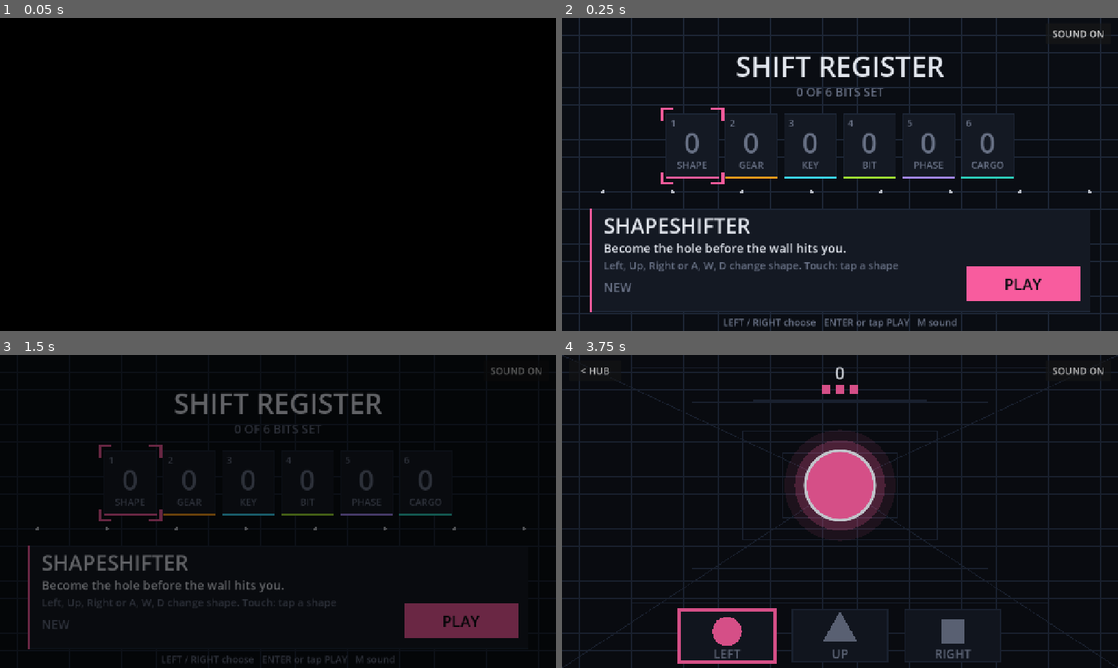
Above: before the commit, frames 1-4 (two rows, left to right).
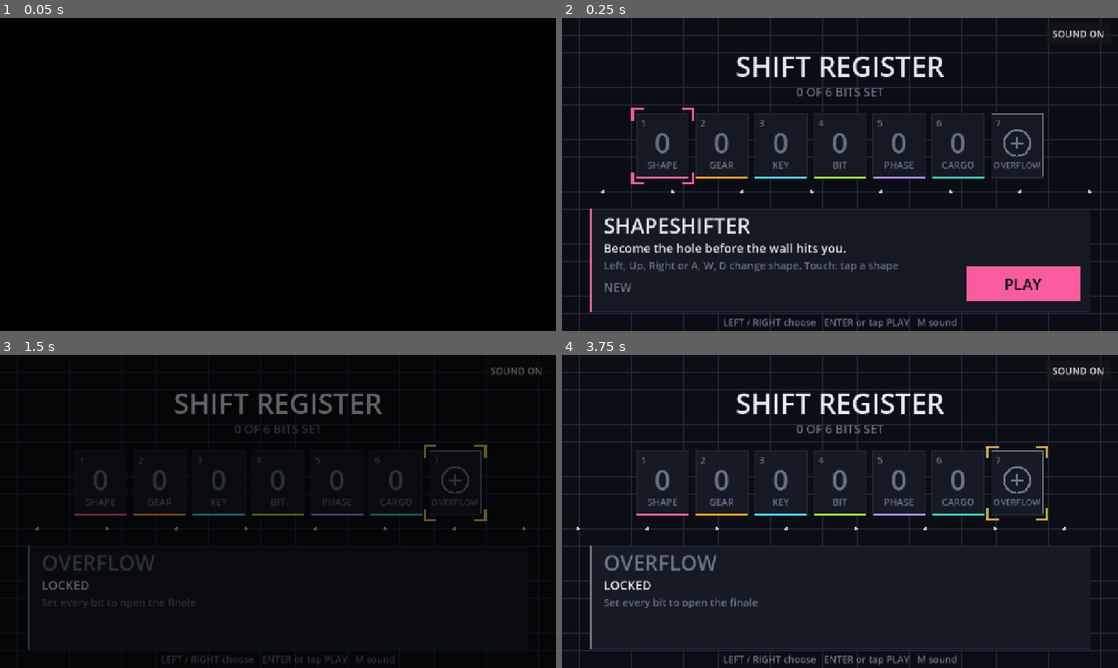
Above: after the commit, the same moments.

Repository: iladin/game-off-2026
Game: Godot game, scene res://main.tscn
Same seed, same stepped clock (60 frames per second), same inputs: the game is played once before the commit and once after it.
Inputs (mouse positions are in pixels of both pictures, inside the frame that each line leads up to):
- Up to frame 1 (0.05 s): no input
- Up to frame 2 (0.25 s): no input
- Up to frame 3 (1.5 s): tap Enter (ui_accept) at 0.5, 0.77 s; move the mouse to (400, 495) at 0.52 s; hold Right (ui_right) 0.53-1.25 s; tap Space at 0.6 s; click (400, 495) at 0.67 s; click "< HUB" at 1.25 s
- Up to frame 4 (3.75 s): click "SOUND ON" at 2 s; click "SOUND OFF" at 2.75 s; tap Enter (ui_accept) at 3.5 s; drag from (728, 527) to (812, 574) at 3.52 s

Frame 1 is identical in both runs. In frame 2, 3.0% of the frame differs, in the area x 12-87%, y 28-54%; in frame 3, 6.2%; in frame 4, 13%, in the area x 0-100%, y 0-100%.

Commit message:
Hub: OVERFLOW finale cell and Arcade gauntlet (T-0003)
The hub register gets its finale (VISION 2 and 7, later #2).
- hub/hub.gd: an OVERFLOW cell after the last bit, drawn as a ring with
  a plus. Locked: DIM outline, no glow, TRACE bar, LOCKED in the info
  panel, launch plays back. Unlocked (hub_rules.overflow_unlocked):
  GOOD outline with pulsing glow, PLAY button and BEST line; keyboard
  (Left/Right wrap, Enter/Space) and tap both launch. 9 cells fit
  x 16-1264 at y 220, corners clear. Inert --qa-overflow flag fakes all
  bits set for shots.
- shared/gauntlet_rules.gd (new, pure): 8 s per game, 3 lives,
  difficulty 1, plain score sum (PASS_BONUS 0), next index, done.
- shared/arcade.gd (additive): Arcade.start_gauntlet() and --gauntlet;
  runs hub games in slot order at difficulty 1; surviving 8 s passes,
  finish(_, false) before 8 s costs a life; records under slug
  overflow; one shared result card (RETRY re-runs). HUD label
  GAME i OF n + timer at y 112 with 3 GOOD life squares. New log lines
  ARCADE gauntlet start|game|pass|life|done; existing APIs and ARCADE
  lines unchanged. The shared result card box is now anchored and
  centred (it was off-centre).
- hub/selftest.gd: gauntlet bookkeeping and 9-cell layout asserts.

Accept (QA verify, after one fix round for a label/score overlap):
- GOOD OVERFLOW cell when unlocked: PASS (shots overflow/unlocked.png,
  real-unlocked.png)
- dim locked cell: PASS (overflow/locked.png)
- gauntlet in slot order, 8 s, 3 lives, sum, slug overflow, one card:
  PASS (bot log start n=5 ... done won=true; no-bot run loses lives
  3..0; gauntlet/result.png)
- additive only: PASS (diff read)
- selftest covers bookkeeping: PASS (SELFTEST OK)
- layout/HUD clear of game HUDs and corners: PASS (gauntlet/hud1.png,
  hud2.png); normal result card unchanged: PASS (qa/normal_card.png)
- check.sh hub and every game PASS (Producer re-run, 6 games).

Co-Authored-By: Claude Opus 5.5 <noreply@anthropic.com>
Claude-Session: https://claude.ai/code/session_016YmgZm5aAYJScjEBz7XSYV

Diff:
--- a/hub/hub.gd
+++ b/hub/hub.gd
@@ -4,6 +4,9 @@
 ## cell and an info panel with a drawn PLAY button. Logic lives in hub_rules.gd.
 ## Debug: `-- --hubdemo=8` shows placeholder entries (no Save, launching only plays select).
 ## Bit-set ceremony: a game cleared but not in Save setting "seen_cleared" flips 0 to 1 once.
+## OVERFLOW finale: one extra cell after the last bit (dim and locked until Rules.overflow_unlocked, then gold;
+## launching it runs Arcade.start_gauntlet()). Debug: `-- --qa-overflow` fakes every bit set (inert: no Save writes);
+## `-- --hubdemo=8` shows the locked cell, `-- --hubdemo=8 --qa-overflow` the unlocked one.
 ## Debug: `-- --hubempty` shows the zero-games empty state.
 ## Debug: `-- --hubdemo=8 --hubceremony=2` plays the ceremony on demo cell 3 (index 2) at 0.5 s.
 
@@ -36,6 +39,7 @@
 var _entries: Array[Dictionary] = []
 var _rects: Array[Rect2] = []
 var _demo: bool = false
+var _overflow_on: bool = false
 var _head: Rect2 = Rect2()
 var _head_from: Rect2 = Rect2()
 var _head_to: Rect2 = Rect2()
@@ -62,14 +66,33 @@
 			e["cleared"] = Save.cleared(e["slug"])
 			e["best"] = Save.best(e["slug"])
 			_entries.append(e)
-		selected = clampi(int(Save.setting("hub_selected", 0)), 0, maxi(0, _entries.size() - 1))
+		selected = clampi(int(Save.setting("hub_selected", 0)), 0, maxi(0, _cells() - 1))
 		_plan_ceremony()
-	_rects = Rules.cell_rects(_entries.size())
+	if "--qa-overflow" in OS.get_cmdline_user_args():
+		for e in _entries:
+			e["cleared"] = true
+	var slugs: Array = []
+	var cleared := {}
+	for e in _entries:
+		slugs.append(e["slug"])
+		cleared[e["slug"]] = e["cleared"]
+	_overflow_on = Rules.overflow_unlocked(slugs, cleared)
+	selected = clampi(selected, 0, maxi(0, _cells() - 1))
+	_rects = Rules.cell_rects(_cells())
 	if not _rects.is_empty():
 		_head = _rects[selected]
 		_head_from = _head
 		_head_to = _head
 	Synth.loop(MUSIC, 96.0, "triangle", 0.10)
+
+
+## Register cells: one per game plus the OVERFLOW cell (none when there are no games).
+func _cells() -> int:
+	return _entries.size() + 1 if not _entries.is_empty() else 0
+
+
+func _is_overflow(i: int) -> bool:
+	return i == _entries.size() and not _entries.is_empty()
 
 
 func _plan_ceremony() -> void:
@@ -139,7 +162,7 @@
 
 
 func _unhandled_input(event: InputEvent) -> void:
-	var n := _entries.size()
+	var n := _cells()
 	if n == 0:
 		return
 	if event.is_action_pressed("ui_right") or _key(event, KEY_D):
@@ -159,7 +182,7 @@
 				_open()
 			else:
 				_select(i)
-		elif _play_rect().has_point(event.position):
+		elif _can_play() and _play_rect().has_point(event.position):
 			_open()
 
 
@@ -167,9 +190,20 @@
 	return event is InputEventKey and event.pressed and not event.echo and event.physical_keycode == key
 
 
+func _can_play() -> bool:
+	return not _is_overflow(selected) or _overflow_on
+
+
 func _open() -> void:
+	if not _can_play():
+		Synth.sfx("back")
+		return
 	Synth.sfx("select")
 	if _demo:
+		return
+	if _is_overflow(selected):
+		Save.set_setting("hub_selected", selected)
+		Arcade.start_gauntlet()
 		return
 	Save.set_setting("hub_selected", selected)
 	Arcade.launch(_entries[selected]["slug"])
@@ -204,6 +238,7 @@
 		return
 	for i in n:
 		_cell(i)
+	_overflow_cell()
 	_bus()
 	_read_head()
 	_info()
@@ -243,6 +278,27 @@
 	draw_rect(Rect2(r.position + Vector2(0, r.size.y - 6), Vector2(r.size.x, 6)), accent)
 
 
+func _overflow_cell() -> void:
+	var r := _rects[_entries.size()]
+	var col := GOOD if _overflow_on else DIM
+	draw_rect(r, PANEL)
+	draw_rect(r, GOOD if _overflow_on else DIM, false, 2.0)
+	_text_left("%d" % (_entries.size() + 1), r.position + Vector2(10, 30), 22, DIM)
+	var c := r.position + Vector2(60, 68)
+	if _overflow_on:
+		var pulse := 0.5 + 0.5 * sin(t * TAU * 1.5)
+		draw_arc(c, 34.0 + 3.0 * pulse, 0.0, TAU, 40, Color(GOOD, 0.25), 8.0)
+	draw_arc(c, 30.0, 0.0, TAU, 40, col, 5.0)
+	draw_line(c + Vector2(-14, 0), c + Vector2(14, 0), col, 5.0)
+	draw_line(c + Vector2(0, -14), c + Vector2(0, 14), col, 5.0)
+	var word := "OVERFLOW"
+	var sz := 22
+	while sz > 12 and font.get_string_size(word, HORIZONTAL_ALIGNMENT_LEFT, -1, sz).x > r.size.x - 8.0:
+		sz -= 1
+	_text(word, r.position + Vector2(60, 118), sz, GOOD if _overflow_on else DIM)
+	draw_rect(Rect2(r.position + Vector2(0, r.size.y - 6), Vector2(r.size.x, 6)), GOOD if _overflow_on else TRACE)
+
+
 func _bus() -> void:
 	draw_line(Vector2(0, BUS_Y), Vector2(1280, BUS_Y), TRACE, 2.0)
 	for i in 9:
@@ -251,7 +307,7 @@
 
 
 func _read_head() -> void:
-	var accent: Color = _entries[selected]["accent"]
+	var accent: Color = GOOD if _is_overflow(selected) else _entries[selected]["accent"]
 	var pulse := 0.5 + 0.5 * sin(t * TAU * 3.0)
 	var r := _head.grow(8.0 + 2.0 * pulse)
 	var col := Color(accent, 0.7 + 0.3 * pulse)
@@ -272,7 +328,29 @@
 	draw_line(br, br + Vector2(0, -l), col, w)
 
 
+func _info_overflow() -> void:
+	draw_rect(PANEL_RECT, PANEL)
+	draw_rect(PANEL_RECT, TRACE, false, 2.0)
+	draw_rect(Rect2(PANEL_RECT.position, Vector2(6, PANEL_RECT.size.y)), GOOD if _overflow_on else DIM)
+	var x := PANEL_RECT.position.x + 32.0
+	_text_left("OVERFLOW", Vector2(x, 496), 48, GOOD if _overflow_on else DIM)
+	if not _overflow_on:
+		_text_left("LOCKED", Vector2(x, 540), 28, INK)
+		_text_left("Set every bit to open the finale", Vector2(x, 578), 24, DIM)
+		return
+	_text_left("Every game, one run, no breaks", Vector2(x, 540), 28, INK)
+	_text_left("8 seconds each   3 lives", Vector2(x, 578), 24, DIM)
+	var best := 0 if _demo else Save.best("overflow")
+	_text_left("BEST %d" % best if best > 0 else "NEW", Vector2(x, 630), 28, GOOD if best > 0 else DIM)
+	var pr := _play_rect()
+	draw_rect(pr, GOOD)
+	_text("PLAY", pr.get_center(), 36, BG)
+
+
 func _info() -> void:
+	if _is_overflow(selected):
+		_info_overflow()
+		return
 	var e := _entries[selected]
 	var accent: Color = e["accent"]
 	draw_rect(PANEL_RECT, PANEL)
--- a/hub/selftest.gd
+++ b/hub/selftest.gd
@@ -2,6 +2,7 @@
 ## Run: $GODOT --headless --path . --script res://hub/selftest.gd
 
 const Rules := preload("res://hub/hub_rules.gd")
+const G := preload("res://shared/gauntlet_rules.gd")
 
 
 func _init() -> void:
@@ -36,5 +37,25 @@
 	assert(Rules.cell_at(r, r[3].get_center()) == 3)
 	assert(Rules.cell_at(r, Vector2(5, 5)) == -1)
 	assert(Rules.demo_entries(8).size() == 8)
+	var r9 := Rules.cell_rects(9)
+	assert(r9[0].position.x >= 16.0 and r9[8].end.x <= 1264.0)
+	var g := G.new_state(3)
+	assert(g["lives"] == 3 and g["index"] == 0 and not G.is_done(g))
+	G.tick(g, 7.9, 50)
+	assert(g["index"] == 0 and absf(G.time_left(g) - 0.1) < 0.001)
+	G.tick(g, 0.2, 50) # 8 s survived: pass
+	assert(g["index"] == 1 and g["passed"] == 1 and G.total(g) == 50 + G.PASS_BONUS and G.PASS_BONUS == 0 and g["elapsed"] == 0.0)
+	G.on_finish(g, 30, false) # early loss: life gone, next game
+	assert(g["lives"] == 2 and g["index"] == 2 and G.total(g) == 80 and not G.is_done(g))
+	G.on_finish(g, 10, true) # early win counts as a pass; last game done
+	assert(G.is_done(g) and G.completed(g) and g["passed"] == 2 and G.total(g) == 90)
+	G.tick(g, 100.0, 999) # nothing changes once done
+	assert(G.total(g) == 90)
+	var h := G.new_state(8)
+	for i in 3:
+		G.on_finish(h, 0, false)
+	assert(G.is_done(h) and not G.completed(h) and h["index"] == 3 and h["lives"] == 0)
+	assert(G.is_done(G.new_state(0)))
+	assert(G.status(G.new_state(8)) == "GAME 1 OF 8   8.0")
 	print("SELFTEST OK")
 	quit()
--- a/shared/arcade.gd
+++ b/shared/arcade.gd
@@ -8,7 +8,12 @@
 ##   --autoplay             the game's bot plays; after each round it restarts
 ##   --tour                 attract mode: autoplay every hub game in turn, return to hub between
 ##   --hubdemo=<n>          debug: the hub shows n (0 to 8) placeholder games, every other one cleared; no Save, no registry, launching only plays `select`
+##   --gauntlet             boot straight into the OVERFLOW gauntlet (combine with --autoplay for a bot run)
 ##   --shotfile=<png>       save a screenshot after --shotframes=<n> frames (default 180), then quit
+##
+## OVERFLOW gauntlet (additive): `Arcade.start_gauntlet()` runs every hub game in slot order at difficulty 1,
+## 8 s each, 3 lives (shared/gauntlet_rules.gd), records the sum under slug "overflow" and shows one result card.
+## Log lines: "ARCADE gauntlet game <slug> <i>/<n>", "ARCADE gauntlet pass|life <slug> lives=<l> score=<s>", "ARCADE gauntlet done ...".
 ##
 ## Reserved keys (games must not use them): Esc = back to hub, P = pause, M = mute.
 ## Log lines start with "ARCADE " so check.sh can assert on them.
@@ -19,6 +24,9 @@
 const RESULT_INPUT_DELAY := 0.6
 const AUTOPLAY_RESTART_DELAY := 0.5
 const TOUR_SECONDS := 3.0
+const GauntletRules := preload("res://shared/gauntlet_rules.gd")
+const OVERFLOW_SLUG := "overflow"
+const GOOD := Color("ffd34d")
 
 ## Hub games in order: [{slug, title, tagline, controls, accent: Color, ...game.json}]
 var games: Array[Dictionary] = []
@@ -41,6 +49,10 @@
 var _result_shown_at: float = -1.0
 var _shot_frames: int = -1
 var _frames: int = 0
+var _gauntlet: Dictionary = {}
+var _gauntlet_game: MicroGame = null
+var _gauntlet_label: Label
+var _gauntlet_lives: Control
 var _font: Font = ThemeDB.fallback_font
 
 
@@ -70,7 +82,9 @@
 ## Called once by main.gd (deferred).
 func boot() -> void:
 	print("ARCADE boot games=%d args=%s" % [games.size(), _args])
-	if _args.has("game"):
+	if _args.has("gauntlet"):
+		start_gauntlet()
+	elif _args.has("game"):
 		launch(String(_args["game"]))
 	elif _args.has("tour"):
 		_tour()
@@ -119,6 +133,10 @@
 
 func to_hub() -> void:
 	current_slug = ""
+	_gauntlet = {}
+	_gauntlet_game = null
+	_gauntlet_label.visible = false
+	_gauntlet_lives.visible = false
 	await _fade_out()
 	var scene: PackedScene = load(HUB_SCENE)
 	_swap(scene.instantiate())
@@ -151,6 +169,108 @@
 	print("ARCADE launch %s autoplay=%s" % [slug, autoplay])
 	g.begin()
 	await _fade_in()
+
+
+# --- OVERFLOW gauntlet ---------------------------------------------------------------
+
+func start_gauntlet() -> void:
+	if games.is_empty():
+		print("ARCADE gauntlet: no games")
+		to_hub()
+		return
+	_gauntlet = GauntletRules.new_state(games.size())
+	_gauntlet_game = null
+	current_slug = OVERFLOW_SLUG
+	print("ARCADE gauntlet start n=%d" % games.size())
+	await _gauntlet_next()
+
+
+func _gauntlet_next() -> void:
+	if GauntletRules.is_done(_gauntlet):
+		_gauntlet_end()
+		return
+	var i: int = _gauntlet["index"]
+	var slug: String = games[i]["slug"]
+	await _fade_out()
+	if _gauntlet.is_empty():
+		return # left for the hub meanwhile
+	var node: Node = (load("res://games/%s/game.tscn" % slug) as PackedScene).instantiate()
+	var g: MicroGame = node as MicroGame
+	if g == null:
+		node.free()
+		_gauntlet = GauntletRules.on_finish(_gauntlet, 0, false)
+		await _gauntlet_next()
+		return
+	g.slug = slug
+	g.autoplay = autoplay
+	g.difficulty = GauntletRules.DIFFICULTY
+	g.finished.connect(_on_gauntlet_finished.bind(g))
+	_gauntlet_game = g
+	current_slug = OVERFLOW_SLUG
+	_swap(g)
+	_result.visible = false
+	_back_btn.visible = true
+	_gauntlet_label.visible = true
+	_gauntlet_lives.visible = true
+	_gauntlet_lives.queue_redraw()
+	print("ARCADE gauntlet game %s %d/%d" % [slug, i + 1, games.size()])
+	g.begin()
+	await _fade_in()
+
+
+func _on_gauntlet_finished(score: int, won: bool, g: MicroGame) -> void:
+	if g != _gauntlet_game or _gauntlet.is_empty():
+		return
+	_gauntlet_game = null
+	_gauntlet = GauntletRules.on_finish(_gauntlet, score, won)
+	print("ARCADE gauntlet %s %s lives=%d score=%d" % ["pass" if won else "life", g.slug, _gauntlet["lives"], GauntletRules.total(_gauntlet)])
+	Synth.sfx("coin" if won else "hit")
+	g.process_mode = Node.PROCESS_MODE_DISABLED
+	await _gauntlet_next()
+
+
+func _gauntlet_tick(delta: float) -> void:
+	if _gauntlet.is_empty() or _gauntlet_game == null or get_tree().paused:
+		return
+	var gs: Variant = _gauntlet_game.get("score")
+	var before: int = _gauntlet["index"]
+	_gauntlet = GauntletRules.tick(_gauntlet, delta, int(gs) if gs is int or gs is float else 0)
+	_gauntlet_label.text = GauntletRules.status(_gauntlet)
+	_gauntlet_lives.queue_redraw()
+	if int(_gauntlet["index"]) != before:
+		var g := _gauntlet_game
+		_gauntlet_game = null
+		print("ARCADE gauntlet pass %s lives=%d score=%d" % [g.slug, _gauntlet["lives"], GauntletRules.total(_gauntlet)])
+		Synth.sfx("coin")
+		g.process_mode = Node.PROCESS_MODE_DISABLED
+		_gauntlet_next()
+
+
+func _draw_gauntlet_lives() -> void:
+	if _gauntlet.is_empty():
+		return
+	for i in GauntletRules.LIVES:
+		var r := Rect2(Vector2(400 + i * 30, 122), Vector2(20, 20))
+		if i < int(_gauntlet["lives"]):
+			_gauntlet_lives.draw_rect(r, GOOD)
+		else:
+			_gauntlet_lives.draw_rect(r, Color(GOOD, 0.35), false, 2.0)
+
+
+func _gauntlet_end() -> void:
+	var score := GauntletRules.total(_gauntlet)
+	var won := GauntletRules.completed(_gauntlet)
+	var new_best := Save.record(OVERFLOW_SLUG, score, won)
+	print("ARCADE gauntlet done score=%d won=%s best=%d" % [score, won, Save.best(OVERFLOW_SLUG)])
+	_gauntlet = {}
+	_gauntlet_game = null
+	_gauntlet_label.visible = false
+	_gauntlet_lives.visible = false
+	Synth.stop_loop()
+	Synth.sfx("win" if won else "lose")
+	if autoplay:
+		return
+	_show_result(OVERFLOW_SLUG, score, won, new_best)
 
 
 func _swap(node: Node) -> void:
@@ -248,6 +368,9 @@
 
 func _retry() -> void:
 	Synth.sfx("select")
+	if current_slug == OVERFLOW_SLUG:
+		start_gauntlet()
+		return
 	launch(current_slug)
 
 
@@ -257,7 +380,8 @@
 
 # --- Screenshots -----------------------------------------------------------------
 
-func _process(_delta: float) -> void:
+func _process(delta: float) -> void:
+	_gauntlet_tick(delta)
 	if _shot_frames < 0:
 		return
 	_frames += 1
@@ -290,6 +414,16 @@
 		Synth.sfx("back")
 		to_hub())
 	_back_btn.visible = false
+	_gauntlet_label = _make_label("", 28, GOOD)
+	_gauntlet_label.position = Vector2(340, 112)
+	_gauntlet_label.size = Vector2(600, 44)
+	_gauntlet_label.visible = false
+	_hud.add_child(_gauntlet_label)
+	_gauntlet_lives = Control.new()
+	_gauntlet_lives.mouse_filter = Control.MOUSE_FILTER_IGNORE
+	_gauntlet_lives.visible = false
+	_gauntlet_lives.draw.connect(_draw_gauntlet_lives)
+	_hud.add_child(_gauntlet_lives)
 	_mute_btn = _make_button("SOUND ON", Vector2(150, 48))
 	_mute_btn.position = Vector2(1280 - 16 - 150, 12)
 	_hud.add_child(_mute_btn)
@@ -305,8 +439,13 @@
 	_result = _make_panel(Color(0, 0, 0, 0.72))
 	var box := VBoxContainer.new()
 	box.set_anchors_preset(Control.PRESET_CENTER)
-	box.position = Vector2(1280, 720) * 0.5 - Vector2(300, 170)
 	box.custom_minimum_size = Vector2(600, 340)
+	box.offset_left = -300.0
+	box.offset_right = 300.0
+	box.offset_top = -170.0
+	box.offset_bottom = 170.0
+	box.grow_horizontal = Control.GROW_DIRECTION_BOTH
+	box.grow_vertical = Control.GROW_DIRECTION_BOTH
 	box.alignment = BoxContainer.ALIGNMENT_CENTER
 	box.add_theme_constant_override("separation", 14)
 	_result.add_child(box)
@@ -342,6 +481,8 @@
 
 func _show_result(slug: String, score: int, won: bool, new_best: bool) -> void:
 	var info := info_for(slug)
+	if slug == OVERFLOW_SLUG:
+		info = {"title": "OVERFLOW", "accent": GOOD}
 	_result_title.text = ("CLEAR!" if won else "GAME OVER")
 	_result_title.add_theme_color_override("font_color", info["accent"])
 	_result_score.text = "%s:  %d" % [info["title"], score]
--- /dev/null
+++ b/shared/gauntlet_rules.gd
@@ -0,0 +1,76 @@
+extends RefCounted
+## Pure OVERFLOW gauntlet bookkeeping (no nodes, no autoloads). Asserted by hub/selftest.gd.
+## Arcade.start_gauntlet() drives it; the state is a plain Dictionary.
+##
+##   const G := preload("res://shared/gauntlet_rules.gd")
+##   var s := G.new_state(8)                  # 8 games, 3 lives, game 0
+##   s = G.tick(s, dt, current_score)         # 8 s survived: pass (+PASS_BONUS + score), next game
+##   s = G.on_finish(s, score, won)           # finish(_, false) before 8 s: lose a life, next game
+##   G.is_done(s); G.completed(s); G.total(s); G.status(s)
+
+const SECONDS := 8.0
+const LIVES := 3
+const DIFFICULTY := 1
+const PASS_BONUS := 0 ## per-game pass bonus on top of the game score (0: the total is the plain sum of game scores)
+
+
+static func new_state(n_games: int, lives: int = LIVES) -> Dictionary:
+	return {"n": n_games, "index": 0, "lives": lives, "elapsed": 0.0, "score": 0, "passed": 0, "done": n_games <= 0}
+
+
+## Advance the clock; when SECONDS elapse the current game is passed with `game_score` added.
+static func tick(s: Dictionary, dt: float, game_score: int = 0) -> Dictionary:
+	if bool(s["done"]):
+		return s
+	s["elapsed"] = float(s["elapsed"]) + dt
+	if float(s["elapsed"]) >= SECONDS:
+		_pass(s, game_score)
+	return s
+
+
+## The game called finish(score, won). Before SECONDS: won passes, a loss costs a life. Either way move on.
+static func on_finish(s: Dictionary, score: int, won: bool) -> Dictionary:
+	if bool(s["done"]):
+		return s
+	if won:
+		_pass(s, score)
+	else:
+		s["score"] = int(s["score"]) + score
+		s["lives"] = int(s["lives"]) - 1
+		_advance(s)
+	return s
+
+
+static func _pass(s: Dictionary, score: int) -> void:
+	s["score"] = int(s["score"]) + score + PASS_BONUS
+	s["passed"] = int(s["passed"]) + 1
+	_advance(s)
+
+
+static func _advance(s: Dictionary) -> void:
+	s["index"] = int(s["index"]) + 1
+	s["elapsed"] = 0.0
+	if int(s["lives"]) <= 0 or int(s["index"]) >= int(s["n"]):
+		s["done"] = true
+
+
+static func is_done(s: Dictionary) -> bool:
+	return bool(s["done"])
+
+
+## True when the whole slot list was run with a life left.
+static func completed(s: Dictionary) -> bool:
+	return bool(s["done"]) and int(s["lives"]) > 0
+
+
+static func total(s: Dictionary) -> int:
+	return int(s["score"])
+
+
+static func time_left(s: Dictionary) -> float:
+	return maxf(0.0, SECONDS - float(s["elapsed"]))
+
+
+## HUD text, words only: "GAME 3 OF 8   5.2" (lives are drawn as squares by Arcade).
+static func status(s: Dictionary) -> String:
+	return "GAME %d OF %d   %.1f" % [mini(int(s["index"]) + 1, int(s["n"])), int(s["n"]), time_left(s)]
Not shown, added: shared/gauntlet_rules.gd.uid
